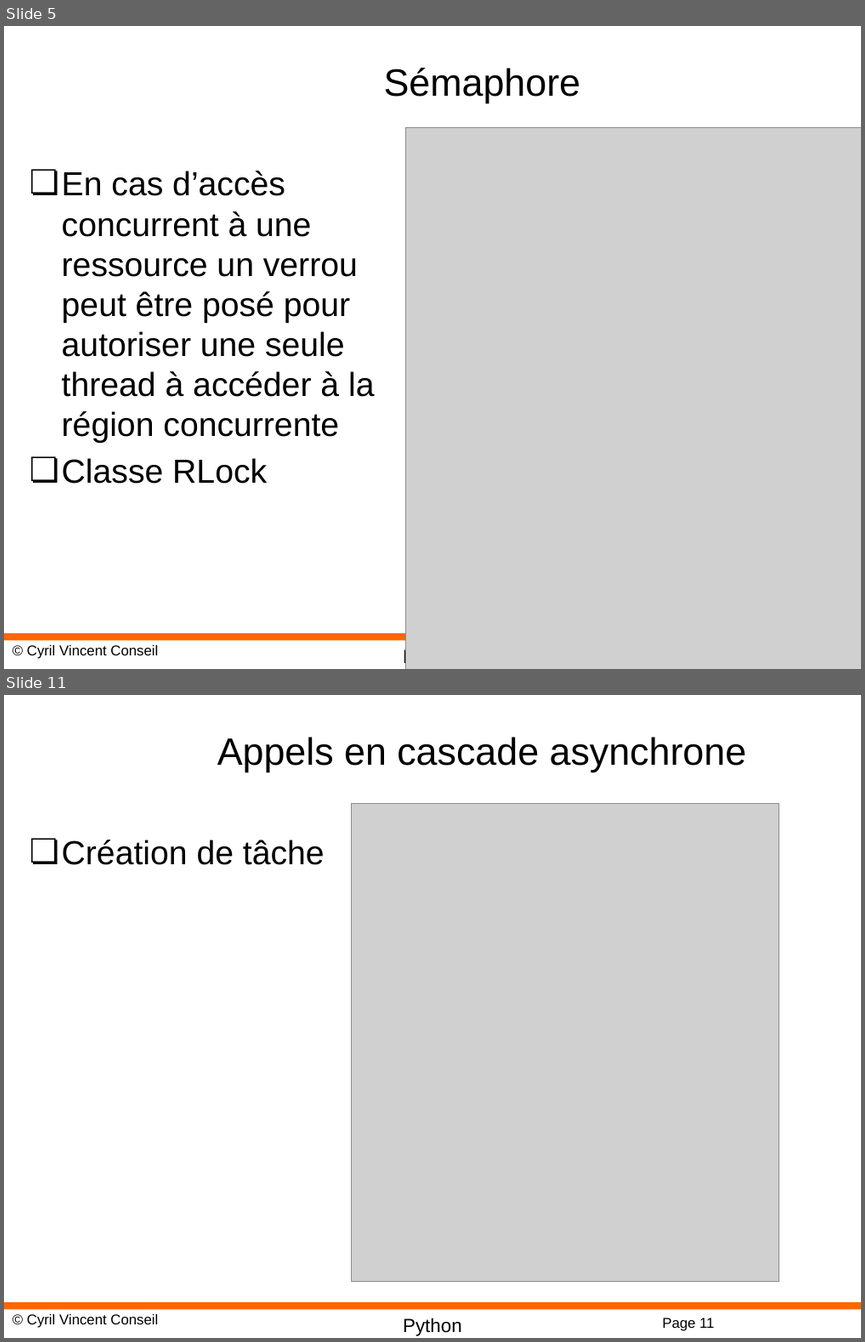
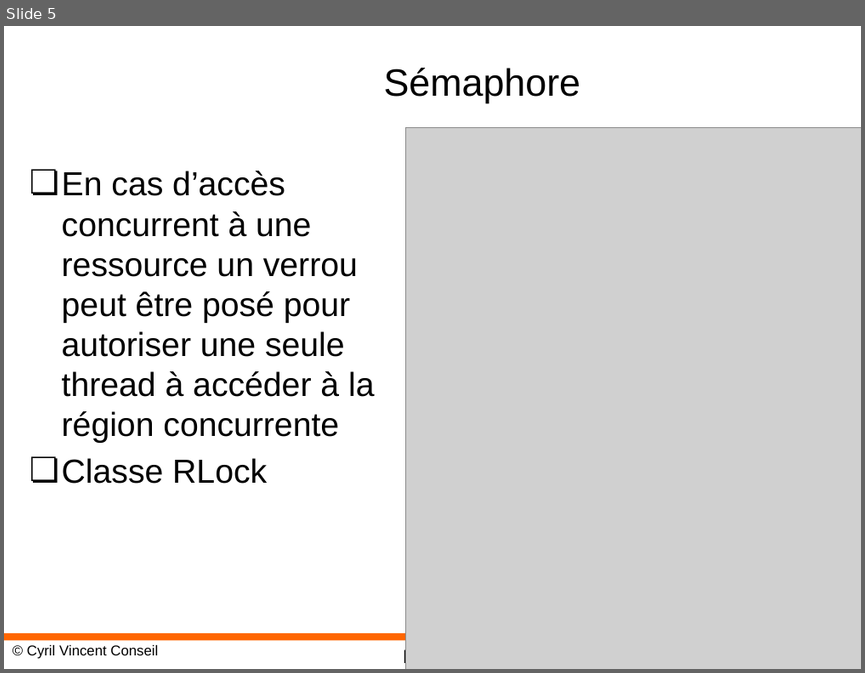
Before and after one commit to cyrilvincent/python, a slide deck: ppt/Python21-Threading.pptx. Shown one above the other, each under a label of ours: slides 5 and 11 before the commit, slide 5 after it; the slides between them are not shown. The pictures are 865x1342 and 865x673 pixels, drawn with LibreOffice and Linux fonts; fonts in the diff are those of the drawing; grey boxes stand for pictures; background and template pictures are left out. Boxes give left, top, right and bottom in pixels: in the first picture for what was removed or moved away, otherwise in the second. Text is boxed around its words. In the diff, an @@ line names an element or a change of style, - is before the commit and + after.

```diff
--- a/ppt/Python21-Threading.pptx
+++ b/ppt/Python21-Threading.pptx
@@ slide 11 removed at (4,695,861,1338), background #FFFFFF; not listed: 3 template elements that a slide beside it also shows @@
@@ title removed at (217,737,747,772) @@
-Appels en cascade asynchrone
@@ picture removed at (352,803,779,1280) @@
@@ text removed at (62,839,324,865) @@
-❏ Création de tâche
@@ page number removed at (662,1317,714,1331) @@
-Page 11
```
Also in this commit, not shown: 1 slide added, 6 other slides removed, 8 other files.
